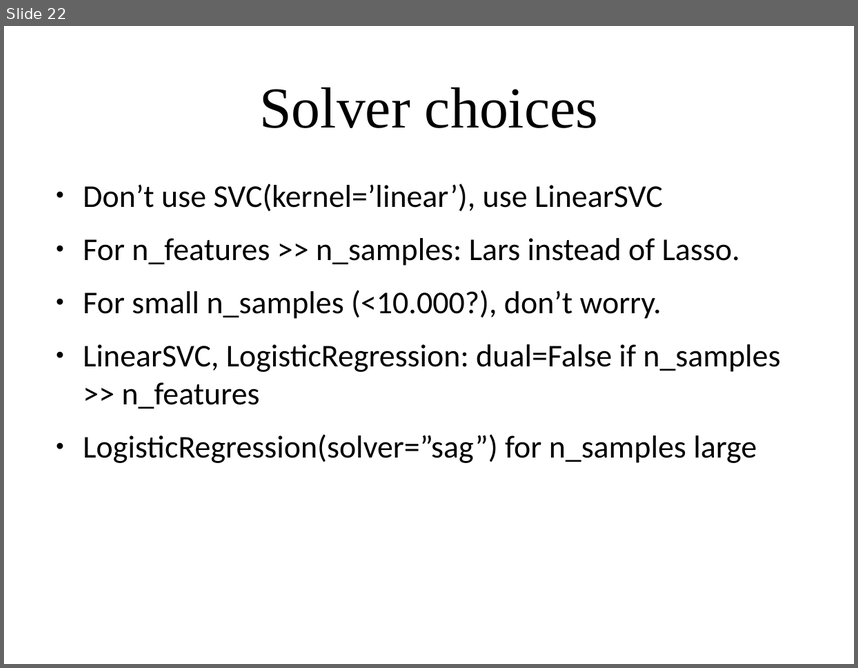
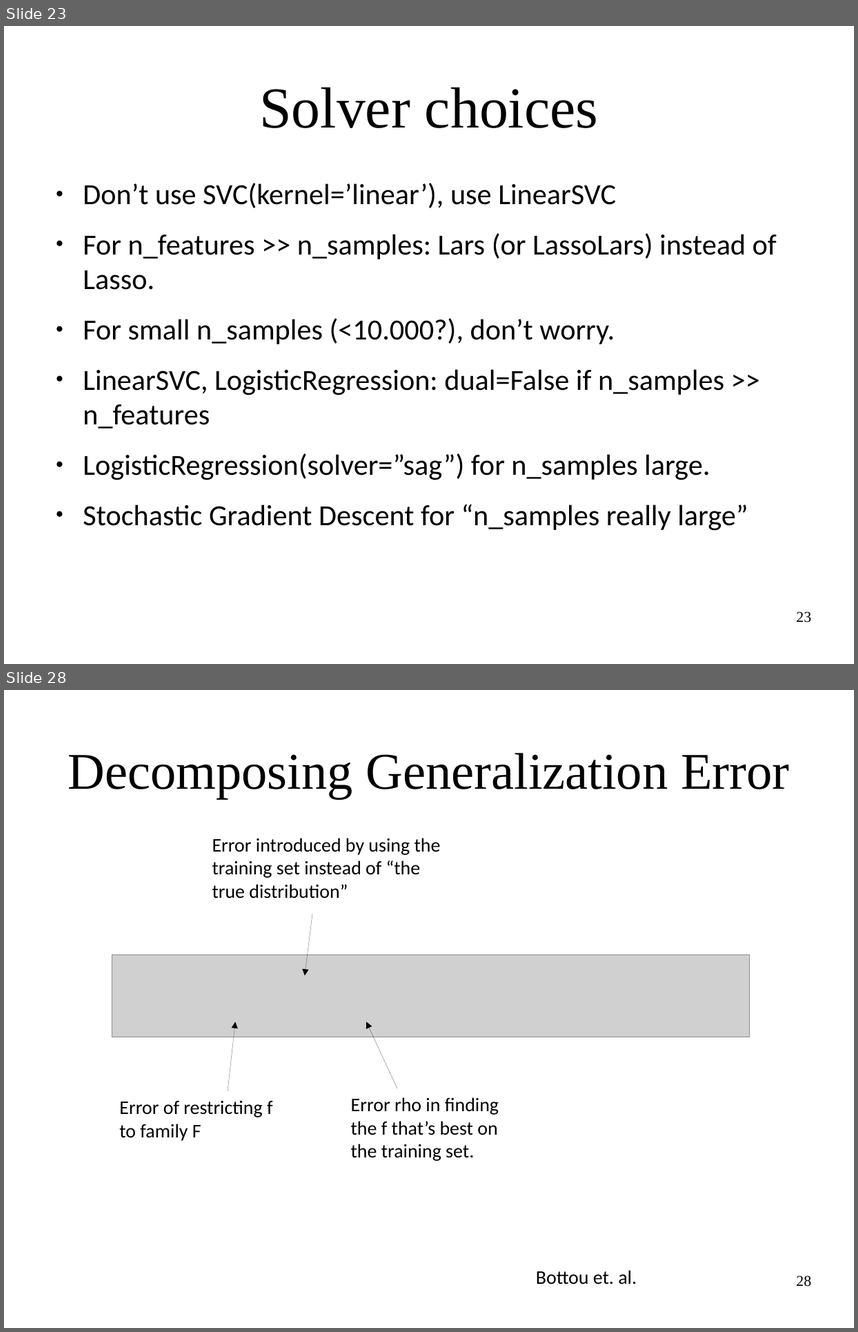
Before and after one commit to amueller/applied_ml_spring_2017, a slide deck: slides/aml-06-020617.odp. Shown one above the other, each under a label of ours: slide 22 before the commit, slides 23 and 28 after it; the slides between them are not shown. The pictures are 858x668 and 858x1332 pixels, drawn with LibreOffice and Linux fonts; fonts in the diff are those of the drawing; grey boxes stand for pictures. Boxes give left, top, right and bottom in pixels: in the first picture for what was removed or moved away, otherwise in the second. Text is boxed around its words. In the diff, an @@ line names an element or a change of style, - is before the commit and + after.

```diff
--- a/slides/aml-06-020617.odp
+++ b/slides/aml-06-020617.odp
@@ slide 28 added at <box>4,690,854,1328</box>, background #FFFFFF @@
@@ title added at <box>68,753,789,798</box>, 48 pt, text #000000 @@
+Decomposing Generalization Error
@@ text added at <box>212,838,441,898</box>, 18 pt, text #000000 @@
+Error introduced by using the training set instead of “the true distribution”
@@ arrow added from (312, 914) to (305, 976), #000000 0 pt @@
@@ picture added at <box>112,954,750,1037</box> @@
@@ arrow added from (228, 1091) to (235, 1022), #000000 0 pt @@
@@ arrow added from (397, 1088) to (366, 1022), #000000 0 pt @@
@@ text added at <box>119,1100,273,1141</box>, 18 pt, text #000000 @@
+Error of restricting f to family F
@@ text added at <box>351,1097,499,1161</box>, 18 pt, text #000000 @@
+Error rho in finding the f that’s best on the training set.
@@ text added at <box>536,1270,637,1284</box>, 18 pt, text #000000 @@
+Bottou et. al.
@@ page number added at <box>796,1275,811,1286</box>, 14 pt, text #000000 @@
+28
@@ what was slide 22 is now slide 23 @@
@@ slide 23 changed as well @@
@@ text at <box>83,183,724,428</box>: size 29.6 to 27.2 pt in "Don’t use SVC(kernel=’linear’), use LinearSVC", "For small n_samples (<10.000?), don’t worry.", "LinearSVC, LogisticRegression: dual=False if n_samples >> n_ ..." @@
@@ text at <box>83,233,777,290</box>: text changed; size 29.6 to 27.2 pt @@
-● For n_features >> n_samples: Lars instead of Lasso.
+● For n_features >> n_samples: Lars (or LassoLars) instead of Lasso.
@@ text at <box>83,453,748,530</box>: text changed; size 29.6 to 27.2 pt @@
-● LogisticRegression(solver=”sag”) for n_samples large
+● LogisticRegression(solver=”sag”) for n_samples large.
+● Stochastic Gradient Descent for “n_samples really large”
@@ page number added at <box>796,611,811,622</box>, 14 pt, text #000000 @@
+23
```
Also in this commit, not shown: 20 other slides changed, 13 other slides added, 1 other file.
